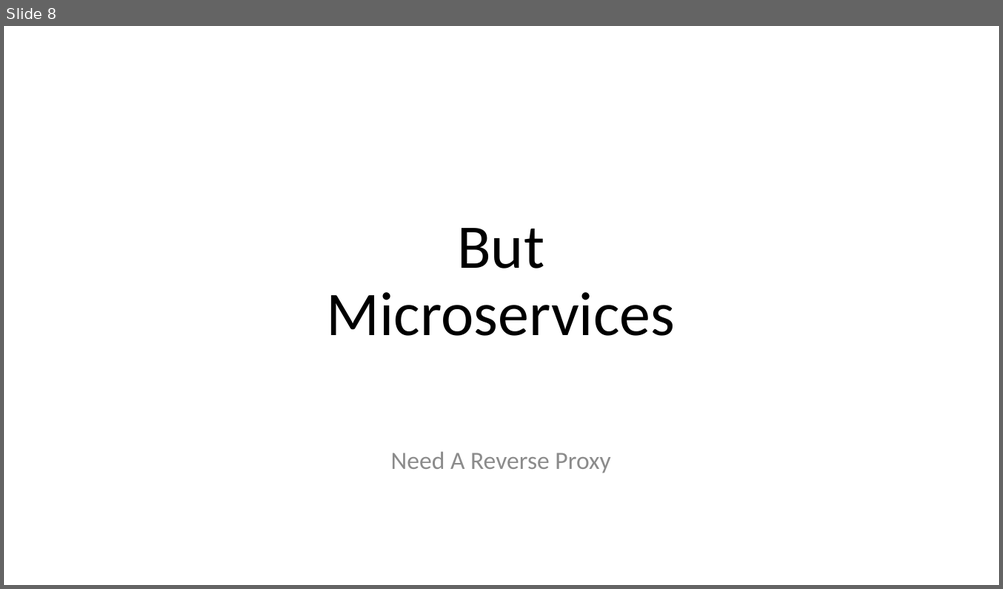
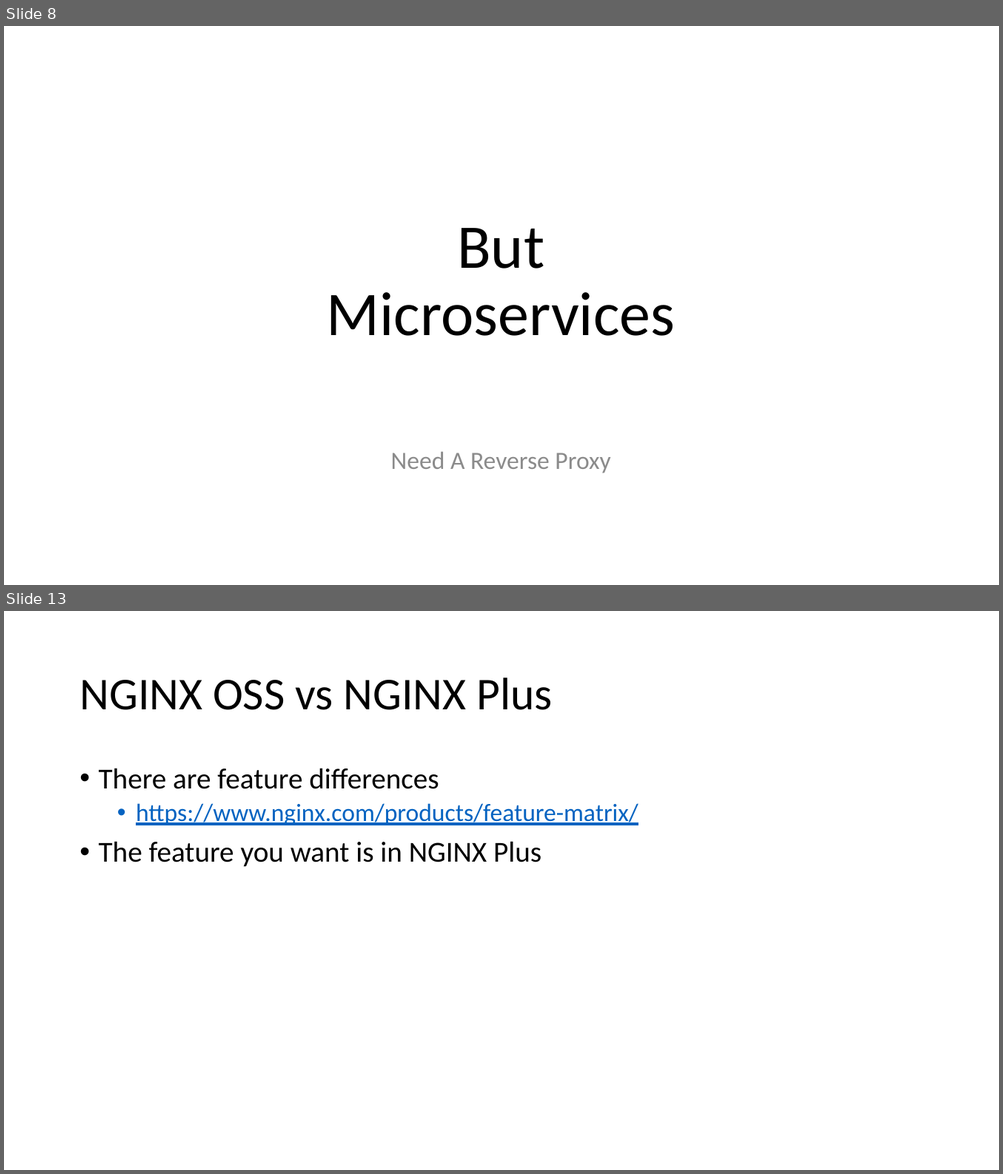
Before and after one commit to abhishekmansukhani/TriDis-NginxOverview, a slide deck: presentation/presentation.pptx. Shown one above the other, each under a label of ours: slide 8 before the commit, slides 8 and 13 after it; the slides between them are not shown. The pictures are 1003x589 and 1003x1174 pixels, drawn with LibreOffice and Linux fonts; fonts in the diff are those of the drawing. Boxes give left, top, right and bottom in pixels: in the first picture for what was removed or moved away, otherwise in the second. Text is boxed around its words. In the diff, an @@ line names an element or a change of style, - is before the commit and + after.

```diff
--- a/presentation/presentation.pptx
+++ b/presentation/presentation.pptx
@@ slide 13 added at (4,611,999,1170), background #FFFFFF @@
@@ title added at (79,678,552,710), 44 pt, text #000000 @@
+NGINX OSS vs NGINX Plus
@@ text added at (99,768,638,867), 28 pt, text #000000 @@
+• There are feature differences
+  • https://www.nginx.com/products/feature-matrix/
+• The feature you want is in NGINX Plus
```
Also in this commit, not shown: 4 slides changed, 4 other slides added, 12 other files.
